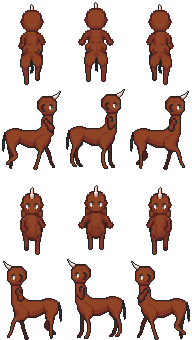
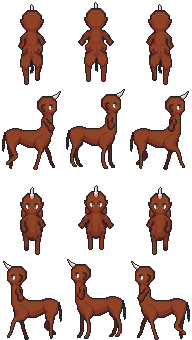
The second 192×340 image is a revision of the first. Changes to its layers:
painted on "man-brown-front" over (x1=10, y1=97, x2=182, y2=303)
painted on "horse-brown" over (x1=13, y1=41, x2=179, y2=306)
painted on "man-brown-rear" over (x1=18, y1=8, x2=174, y2=50)
